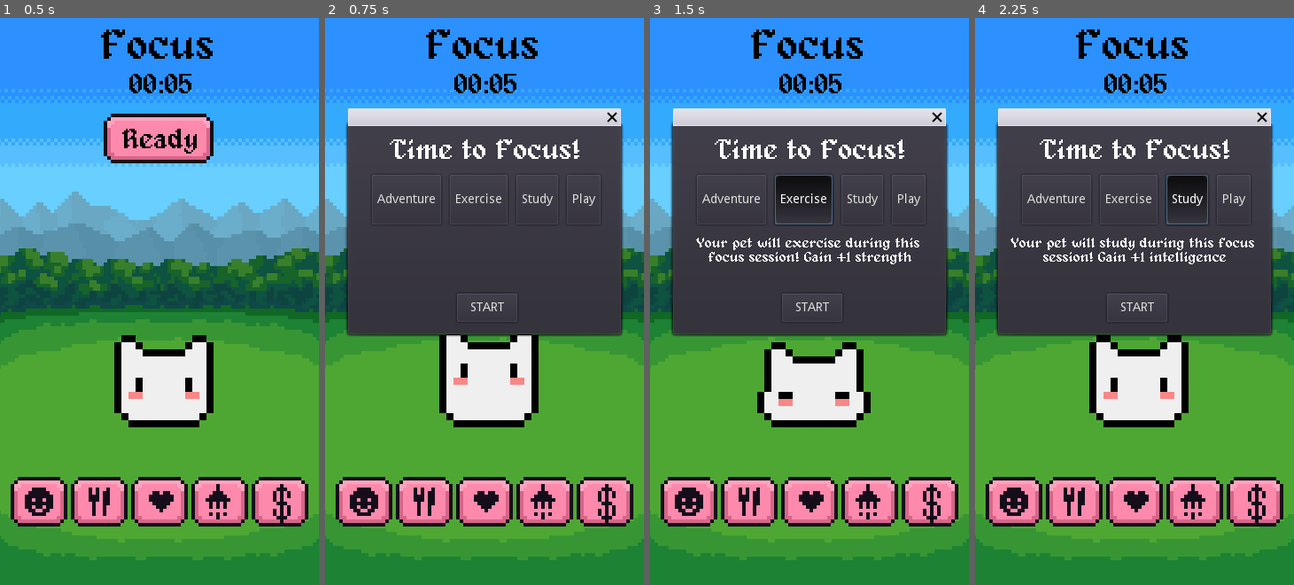
Above: before the commit, frames 1-4 (left to right).
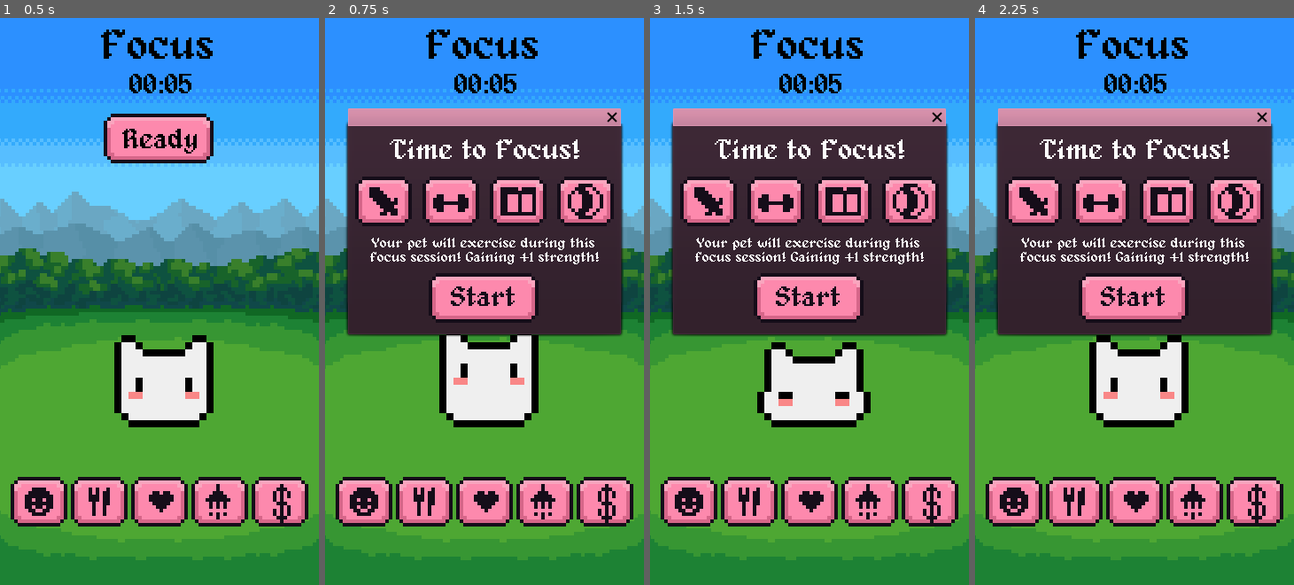
Above: after the commit, the same moments.

Repository: Sleeping-Robot-Games/Pomogotchi
Game: Godot game, scene res://scenes/Main.tscn
The game is run twice, just before and just after one commit, with the same random seed, the same clock (stepped at 60 frames per second) and the same inputs.
Inputs (mouse positions are in pixels of both pictures, inside the frame that each line leads up to; where the layout moved, square brackets give the same spot in the first picture):
- Up to frame 1 (0.5 s): no input
- Up to frame 2 (0.75 s): click (484, 137) at 0.5 s
- Up to frame 3 (1.5 s): click (774, 273) [803, 199] at 1.25 s
- Up to frame 4 (2.25 s): click (1169, 273) [1188, 199] at 2 s

Frame 1 is identical in both runs. In frame 2, 12% of the frame differs, in the area x 7-93%, y 15-54%; in frame 3, 12%; in frame 4, 13%.

Commit message:
adds art to profile scene and focus pop up

Diff:
--- a/scenes/Main.tscn
+++ b/scenes/Main.tscn
@@ -26,6 +26,14 @@
 [ext_resource path="res://assets/uiArt/foodPressed_001.png" type="Texture" id=24]
 [ext_resource path="res://assets/uiArt/confirmation_001.png" type="Texture" id=25]
 [ext_resource path="res://assets/uiArt/shopPressed_001.png" type="Texture" id=26]
+[ext_resource path="res://assets/uiArt/play_001.png" type="Texture" id=27]
+[ext_resource path="res://assets/uiArt/adventure_001.png" type="Texture" id=28]
+[ext_resource path="res://assets/uiArt/study_001.png" type="Texture" id=29]
+[ext_resource path="res://assets/uiArt/fitness_001.png" type="Texture" id=30]
+[ext_resource path="res://assets/uiArt/playSelected_001.png" type="Texture" id=31]
+[ext_resource path="res://assets/uiArt/adventureSelected_001.png" type="Texture" id=32]
+[ext_resource path="res://assets/uiArt/fitnessSelected_001.png" type="Texture" id=33]
+[ext_resource path="res://assets/uiArt/studySelected_001.png" type="Texture" id=34]
 
 [sub_resource type="TileSet" id=8]
 0/name = "sky.png 0"
@@ -981,6 +989,10 @@
 "speed": 10.0
 } ]
 
+[sub_resource type="DynamicFont" id=15]
+size = 32
+font_data = ExtResource( 6 )
+
 [sub_resource type="DynamicFont" id=4]
 size = 32
 font_data = ExtResource( 6 )
@@ -1065,6 +1077,9 @@
 custom_colors/font_color = Color( 0, 0, 0, 1 )
 custom_fonts/font = SubResource( 14 )
 text = "Ready"
+__meta__ = {
+"_edit_use_anchors_": false
+}
 
 [node name="Mode" type="RichTextLabel" parent="Main"]
 margin_left = 114.0
@@ -1149,59 +1164,89 @@
 [node name="Timer" type="Timer" parent="Main"]
 
 [node name="FocusPopUp" type="WindowDialog" parent="Main"]
+self_modulate = Color( 0.952941, 0.647059, 0.741176, 1 )
 margin_left = 26.0
 margin_top = 122.0
 margin_right = 334.0
 margin_bottom = 357.0
 script = ExtResource( 7 )
+__meta__ = {
+"_edit_use_anchors_": false
+}
 
 [node name="FocusThemeContainer" type="HBoxContainer" parent="Main/FocusPopUp"]
-margin_left = 27.0
-margin_top = 55.0
-margin_right = 285.0
-margin_bottom = 111.0
-custom_constants/separation = 10
+margin_left = -8.0
+margin_top = 53.0
+margin_right = 74.0
+margin_bottom = 109.0
+rect_scale = Vector2( 4, 4 )
+custom_constants/separation = 3
 alignment = 1
-
-[node name="Adventure" type="Button" parent="Main/FocusPopUp/FocusThemeContainer"]
-margin_right = 78.0
+__meta__ = {
+"_edit_use_anchors_": false
+}
+
+[node name="Adventure" type="TextureButton" parent="Main/FocusPopUp/FocusThemeContainer"]
+margin_left = 4.0
+margin_right = 20.0
 margin_bottom = 56.0
 focus_mode = 0
 toggle_mode = true
 enabled_focus_mode = 0
 group = ExtResource( 5 )
-text = "Adventure"
-
-[node name="Exercise" type="Button" parent="Main/FocusPopUp/FocusThemeContainer"]
-margin_left = 88.0
-margin_right = 153.0
+texture_normal = ExtResource( 28 )
+texture_pressed = ExtResource( 32 )
+
+[node name="Exercise" type="TextureButton" parent="Main/FocusPopUp/FocusThemeContainer"]
+margin_left = 23.0
+margin_right = 39.0
 margin_bottom = 56.0
 toggle_mode = true
 group = ExtResource( 5 )
-text = "Exercise"
-
-[node name="Study" type="Button" parent="Main/FocusPopUp/FocusThemeContainer"]
-margin_left = 163.0
-margin_right = 210.0
+texture_normal = ExtResource( 30 )
+texture_pressed = ExtResource( 33 )
+
+[node name="Study" type="TextureButton" parent="Main/FocusPopUp/FocusThemeContainer"]
+margin_left = 42.0
+margin_right = 58.0
 margin_bottom = 56.0
 toggle_mode = true
 group = ExtResource( 5 )
-text = "Study"
-
-[node name="Play" type="Button" parent="Main/FocusPopUp/FocusThemeContainer"]
-margin_left = 220.0
-margin_right = 258.0
+texture_normal = ExtResource( 29 )
+texture_pressed = ExtResource( 34 )
+
+[node name="Play" type="TextureButton" parent="Main/FocusPopUp/FocusThemeContainer"]
+margin_left = 61.0
+margin_right = 77.0
 margin_bottom = 56.0
 toggle_mode = true
 group = ExtResource( 5 )
-text = "Play"
-
-[node name="Start" type="Button" parent="Main/FocusPopUp"]
-margin_left = 123.0
-margin_top = 189.0
-margin_right = 191.0
-margin_bottom = 221.0
-text = "START"
+texture_normal = ExtResource( 27 )
+texture_pressed = ExtResource( 31 )
+
+[node name="Start" type="TextureButton" parent="Main/FocusPopUp"]
+margin_left = 91.0
+margin_top = 162.0
+margin_right = 123.0
+margin_bottom = 180.0
+rect_scale = Vector2( 4, 4 )
+texture_normal = ExtResource( 25 )
+texture_pressed = ExtResource( 23 )
+__meta__ = {
+"_edit_use_anchors_": false
+}
+
+[node name="StartButtonLabel" type="Label" parent="Main/FocusPopUp"]
+margin_left = 116.0
+margin_top = 179.0
+margin_right = 202.0
+margin_bottom = 209.0
+custom_colors/font_color = Color( 0.0823529, 0.0509804, 0.0980392, 1 )
+custom_fonts/font = SubResource( 15 )
+text = "Start"
+__meta__ = {
+"_edit_use_anchors_": false
+}
 
 [node name="Title" type="Label" parent="Main/FocusPopUp"]
 margin_left = 47.0
@@ -1212,7 +1257,6 @@
 text = "Time to Focus!"
 
 [node name="ThemeDescription" type="RichTextLabel" parent="Main/FocusPopUp"]
-visible = false
 margin_left = 13.0
 margin_top = 125.0
 margin_right = 297.0
--- a/scenes/Profile.tscn
+++ b/scenes/Profile.tscn
@@ -7,6 +7,15 @@
 [ext_resource path="res://assets/star.png" type="Texture" id=5]
 [ext_resource path="res://assets/full-xp.png" type="Texture" id=6]
 [ext_resource path="res://assets/empty-xp.png" type="Texture" id=7]
+[ext_resource path="res://assets/uiArt/petBg.png" type="Texture" id=8]
+[ext_resource path="res://resources/alagard.ttf" type="DynamicFontData" id=9]
+[ext_resource path="res://assets/uiArt/confirmationPressed_001.png" type="Texture" id=10]
+[ext_resource path="res://assets/uiArt/confirmation_001.png" type="Texture" id=11]
+[ext_resource path="res://assets/uiArt/textBg.png" type="Texture" id=12]
+
+[sub_resource type="DynamicFont" id=3]
+size = 32
+font_data = ExtResource( 9 )
 
 [sub_resource type="SpriteFrames" id=1]
 animations = [ {
@@ -16,36 +25,84 @@
 "speed": 10.0
 } ]
 
+[sub_resource type="DynamicFont" id=2]
+font_data = ExtResource( 9 )
+
 [node name="Profile" type="Node2D"]
 script = ExtResource( 4 )
+__meta__ = {
+"_edit_vertical_guides_": [ 20.0, 340.0 ]
+}
 
 [node name="BG" type="ColorRect" parent="."]
 margin_right = 360.0
 margin_bottom = 640.0
 color = Color( 0.952941, 0.647059, 0.741176, 1 )
-
-[node name="Back" type="Button" parent="."]
+__meta__ = {
+"_edit_use_anchors_": false
+}
+
+[node name="TextBG" type="TextureRect" parent="BG"]
+margin_left = 19.0
+margin_top = 77.0
+margin_right = 340.0
+margin_bottom = 597.0
+texture = ExtResource( 12 )
+
+[node name="PetPortrait" type="TextureRect" parent="BG"]
+margin_left = 35.0
+margin_top = 95.0
+margin_right = 193.0
+margin_bottom = 250.0
+rect_scale = Vector2( 0.979, 1 )
+texture = ExtResource( 8 )
+stretch_mode = 1
+__meta__ = {
+"_edit_use_anchors_": false
+}
+
+[node name="Back" type="TextureButton" parent="."]
 margin_left = 10.0
 margin_top = 8.0
 margin_right = 69.0
 margin_bottom = 39.0
+rect_scale = Vector2( 4, 4 )
+texture_normal = ExtResource( 11 )
+texture_pressed = ExtResource( 10 )
+__meta__ = {
+"_edit_use_anchors_": false
+}
+
+[node name="BackButtonLabel" type="Label" parent="."]
+margin_left = 37.0
+margin_top = 25.0
+margin_right = 107.0
+margin_bottom = 55.0
+custom_fonts/font = SubResource( 3 )
 text = "Back"
+__meta__ = {
+"_edit_use_anchors_": false
+}
 
 [node name="Sprite" type="AnimatedSprite" parent="."]
-position = Vector2( 116, 116 )
+position = Vector2( 112, 153 )
 scale = Vector2( 8, 8 )
 frames = SubResource( 1 )
-frame = 1
+frame = 2
 speed_scale = 0.5
 playing = true
 
 [node name="FPLabel" type="Label" parent="."]
-margin_left = 63.5
-margin_top = 204.0
-margin_right = 171.5
-margin_bottom = 218.0
+margin_left = 51.0
+margin_top = 227.0
+margin_right = 175.0
+margin_bottom = 242.0
 rect_rotation = -0.317645
+custom_fonts/font = SubResource( 2 )
 text = "Friend Points: 20"
+__meta__ = {
+"_edit_use_anchors_": false
+}
 
 [node name="Hunger" type="ProgressBar" parent="."]
 margin_left = 48.0
@@ -93,10 +150,14 @@
 margin_bottom = 472.0
 
 [node name="Label" type="Label" parent="Strength"]
-margin_top = 25.0
-margin_right = 76.0
+margin_left = 13.0
+margin_top = 25.0
+margin_right = 89.0
 margin_bottom = 39.0
 text = "Strength"
+__meta__ = {
+"_edit_use_anchors_": false
+}
 
 [node name="XPContainer" type="GridContainer" parent="Strength"]
 margin_left = 86.0
@@ -175,8 +236,9 @@
 margin_bottom = 591.0
 
 [node name="Label" type="Label" parent="Luck"]
-margin_top = 25.0
-margin_right = 76.0
+margin_left = 18.0
+margin_top = 25.0
+margin_right = 94.0
 margin_bottom = 39.0
 text = "Luck"
 
@@ -257,8 +319,9 @@
 margin_bottom = 531.0
 
 [node name="Label" type="Label" parent="Intelligence"]
-margin_top = 25.0
-margin_right = 76.0
+margin_left = 6.0
+margin_top = 25.0
+margin_right = 82.0
 margin_bottom = 39.0
 text = "Intelligence"
 
@@ -333,13 +396,16 @@
 texture = ExtResource( 5 )
 
 [node name="GridContainer" type="GridContainer" parent="."]
-margin_left = 208.0
-margin_top = 99.0
+margin_left = 200.0
+margin_top = 138.0
 margin_right = 340.0
-margin_bottom = 176.0
+margin_bottom = 214.0
 custom_constants/vseparation = 5
 custom_constants/hseparation = 10
 columns = 2
+__meta__ = {
+"_edit_use_anchors_": false
+}
 
 [node name="Label" type="Label" parent="GridContainer"]
 margin_right = 55.0
Binary file added: assets/uiArt/adventureSelected_001.png
Not shown, added: assets/uiArt/adventureSelected_001.png.import
Binary file added: assets/uiArt/fitnessSelected_001.png
Not shown, added: assets/uiArt/fitnessSelected_001.png.import
Binary file added: assets/uiArt/gold.png
Not shown, added: assets/uiArt/gold.png.import
Binary file added: assets/uiArt/levelBar.png
Not shown, added: assets/uiArt/levelBar.png.import
Binary file added: assets/uiArt/petBg.png
Not shown, added: assets/uiArt/petBg.png.import
Binary file added: assets/uiArt/playSelected_001.png
Not shown, added: assets/uiArt/playSelected_001.png.import
(and 25 more such lines)
